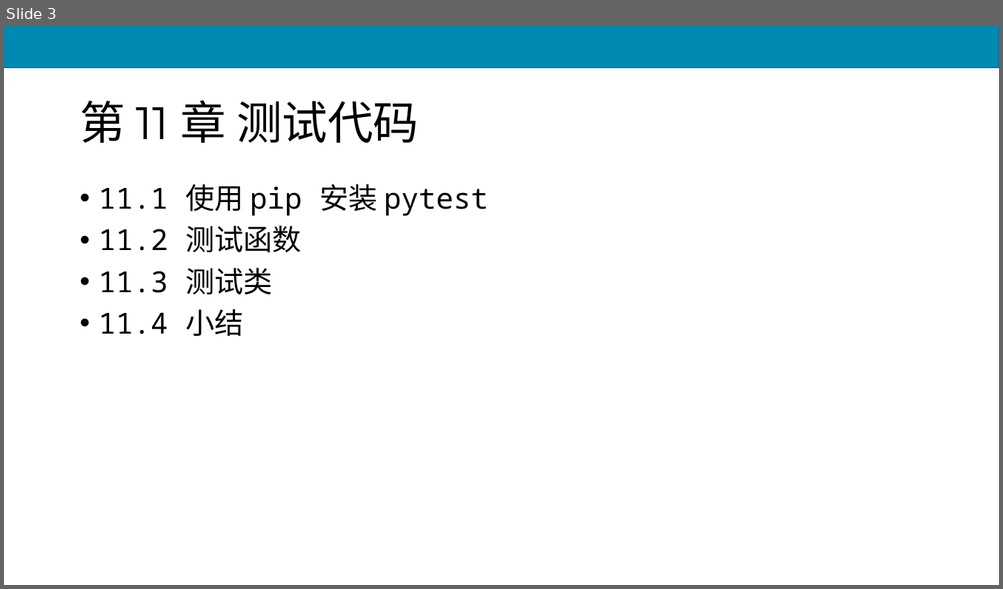
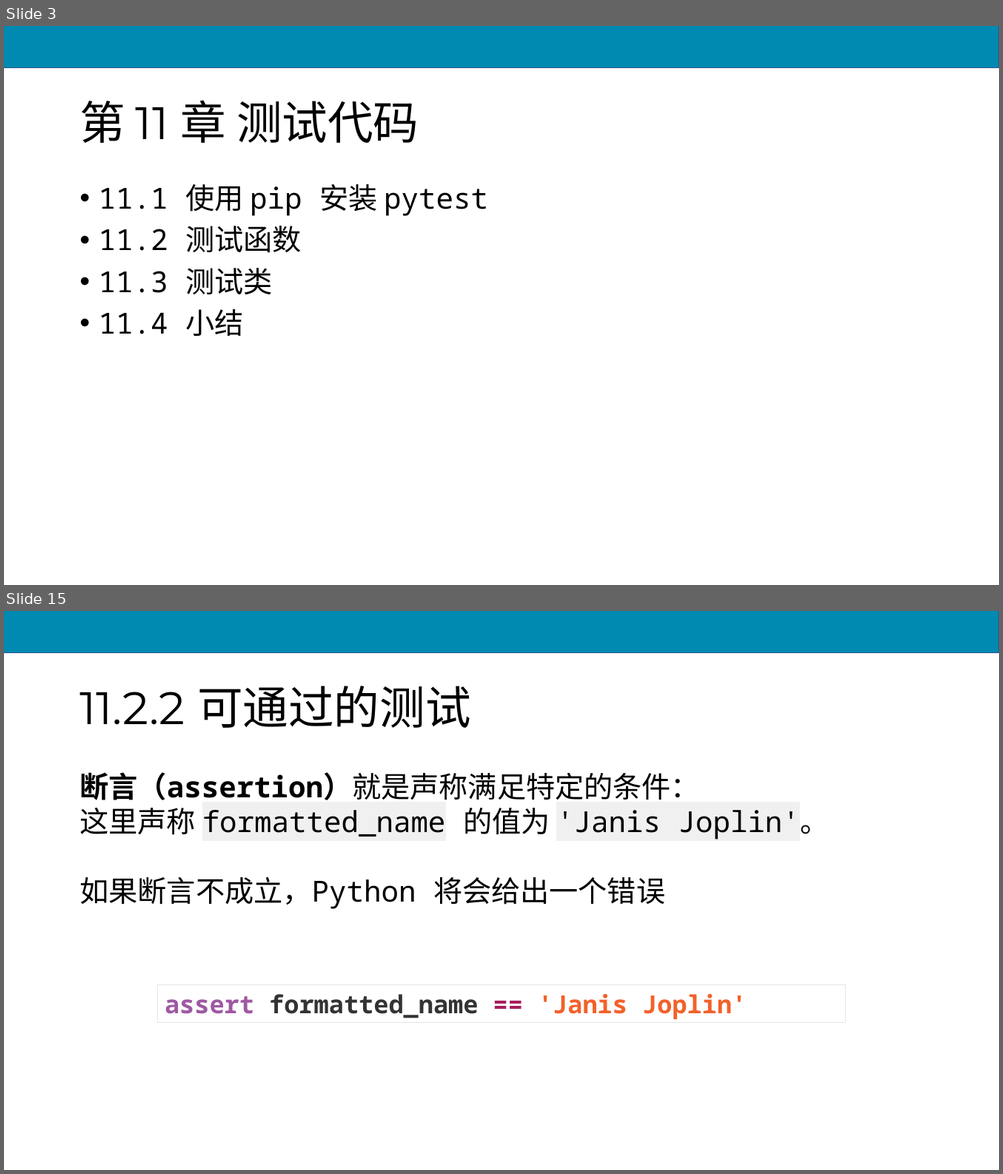
Before and after one commit to scruel/pcc_3e_slides, a slide deck: PPT/python11.pptx. Shown one above the other, each under a label of ours: slide 3 before the commit, slides 3 and 15 after it; the slides between them are not shown. The pictures are 1003x589 and 1003x1174 pixels, drawn with LibreOffice and Linux fonts; fonts in the diff are those of the drawing. Boxes give left, top, right and bottom in pixels: in the first picture for what was removed or moved away, otherwise in the second. Text is boxed around its words. In the diff, an @@ line names an element or a change of style, - is before the commit and + after.

```diff
--- a/PPT/python11.pptx
+++ b/PPT/python11.pptx
@@ slide 15 added at <box>4,611,999,1170</box>, background #FFFFFF; not listed: 1 template element that a slide beside it also shows @@
@@ title added at <box>79,686,471,728</box>, 44 pt, text #000000 @@
+11.2.2 可通过的测试
@@ text added at <box>79,772,829,909</box>, 28 pt, text #000000 @@
+断言（assertion）就是声称满足特定的条件：
+这里声称 formatted_name 的值为 'Janis Joplin'。
+如果断言不成立，Python 将会给出一个错误
@@ rectangle added at <box>158,985,845,1023</box>, outline #E7E6E6 0.75 pt, 24 pt, text #333333, bold @@
+assert formatted_name == 'Janis Joplin'
```
Also in this commit, not shown: 3 slides changed, 52 other slides added, 19 slides removed, 5 other files.
